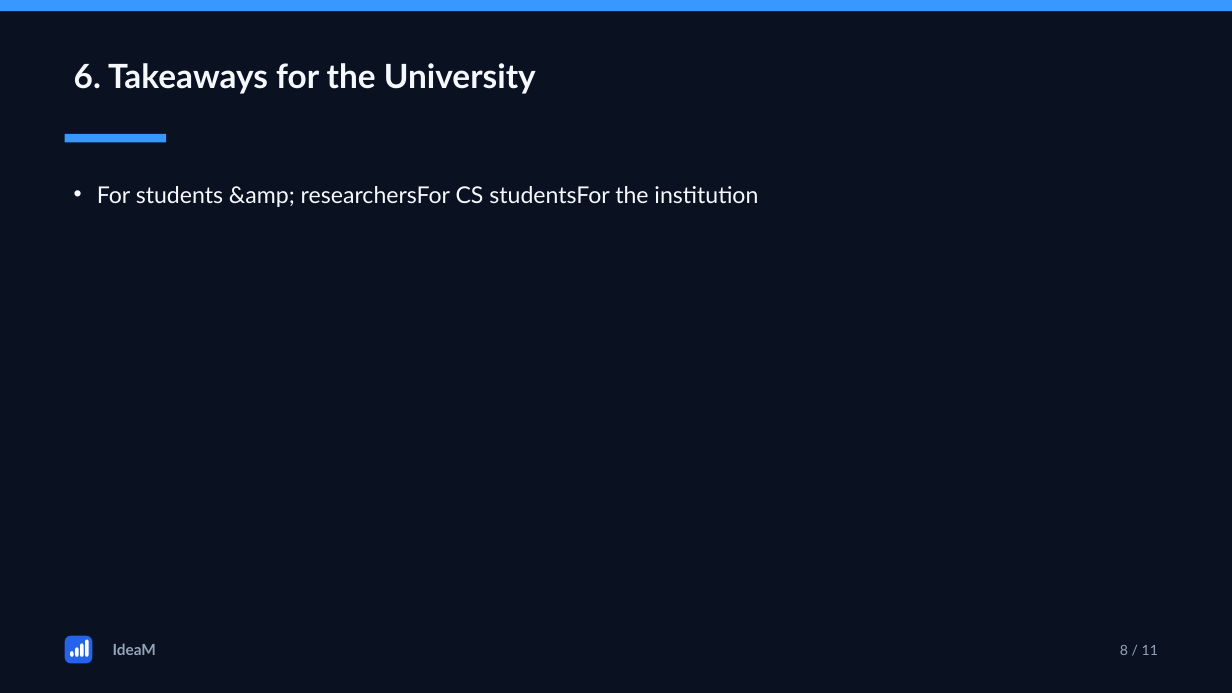
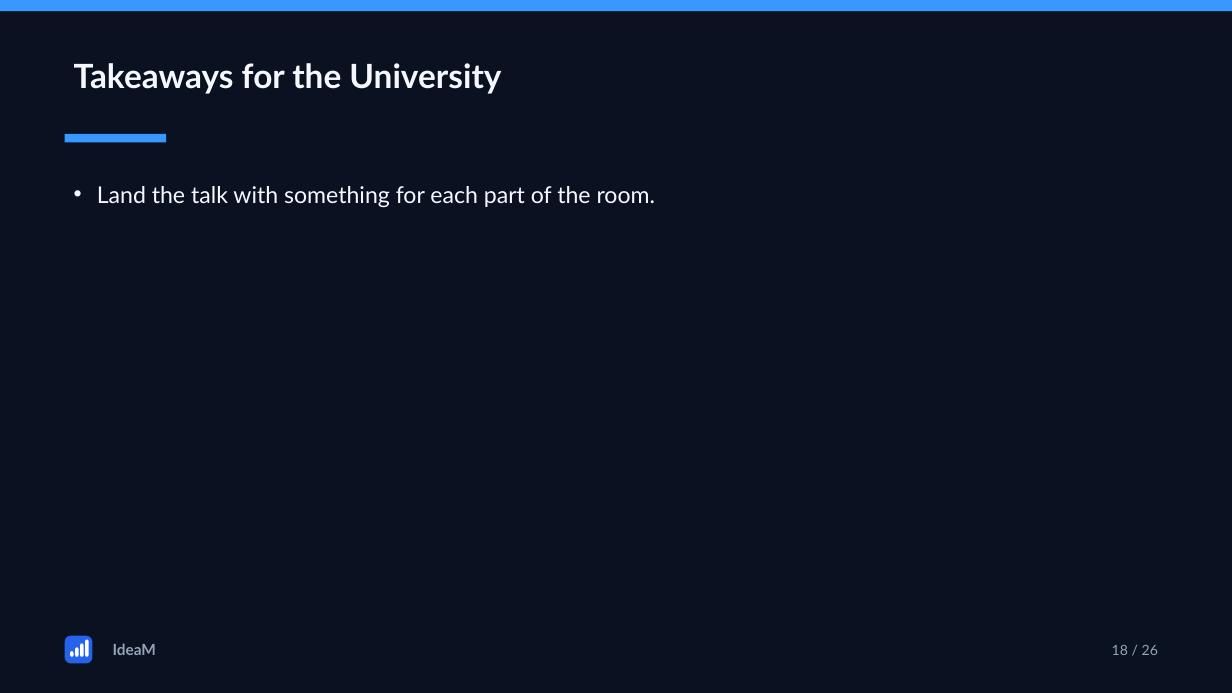
Before and after one commit to hjachter/IdiamPro, a slide deck: slide 18 of public/ideam-seminar.pptx (slide 8 before the commit). Drawn at 1232x693 pixels with LibreOffice and Linux fonts; fonts in the diff are those of the drawing. Boxes give left, top, right and bottom in pixels: in the first picture for what was removed or moved away, otherwise in the second. Text is boxed around its words. In the diff, an @@ line names an element or a change of style, - is before the commit and + after.

```diff
--- a/public/ideam-seminar.pptx
+++ b/public/ideam-seminar.pptx
@@ text at (74, 63, 501, 94): text changed @@
-6. Takeaways for the University
+Takeaways for the University
@@ text at (97, 186, 656, 208): text changed @@
-• For students &amp; researchersFor CS studentsFor the institution
+• Land the talk with something for each part of the room.
@@ text at (1112, 645, 1158, 655): text changed @@
-8 / 11
+18 / 26
```
Also in this commit, not shown: 8 other slides changed, 15 slides added, 3 other files.
